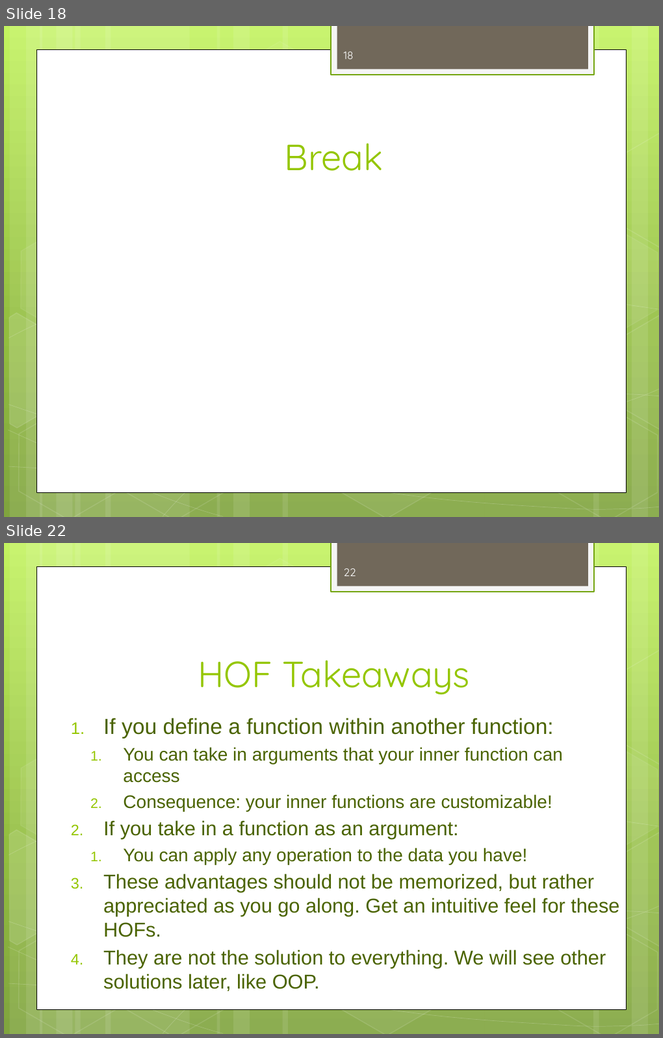
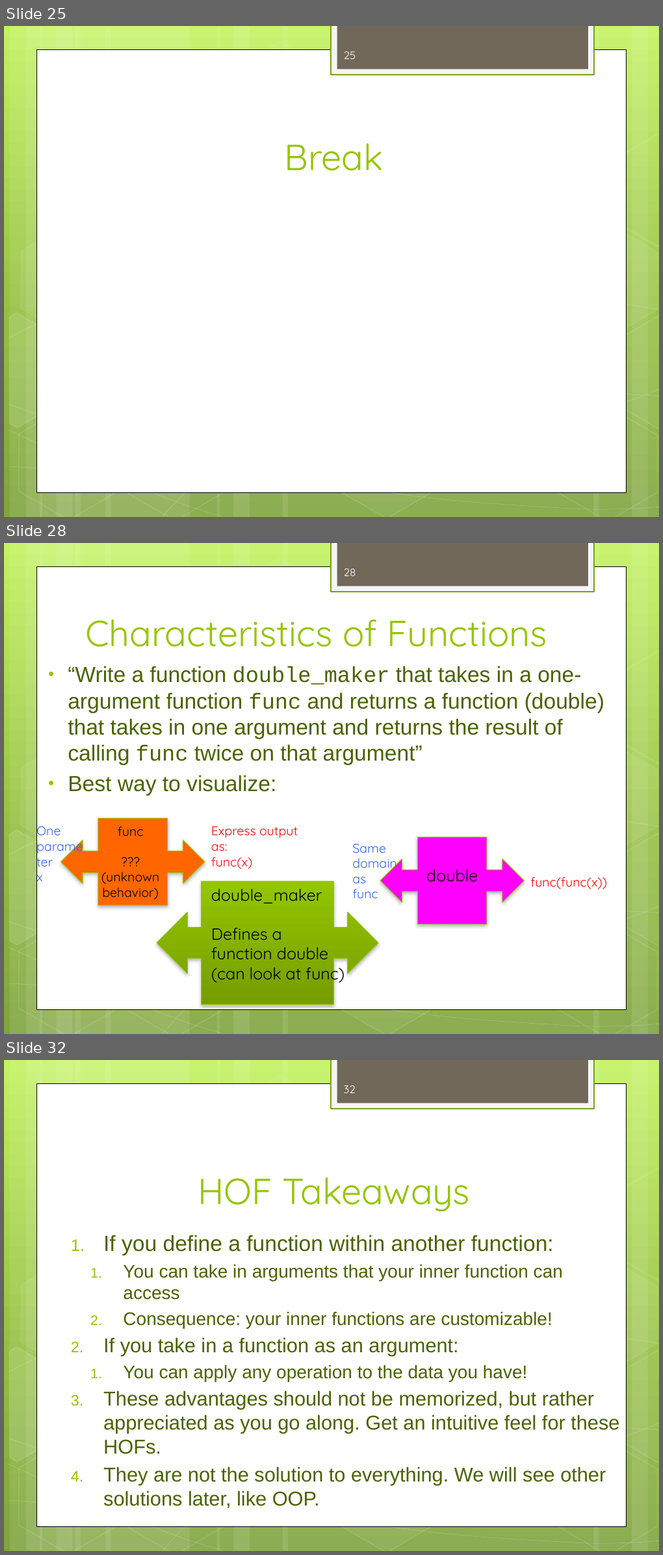
Before and after one commit to dicksontsai/dicksontsai.github.io, a slide deck: cs61a/discussion/disc2.pptx. Shown one above the other, each under a label of ours: slides 18 and 22 before the commit, slides 25, 28 and 32 after it; the slides between them are not shown. The pictures are 663x1038 and 663x1555 pixels, drawn with LibreOffice and Linux fonts; fonts in the diff are those of the drawing. Boxes give left, top, right and bottom in pixels: in the first picture for what was removed or moved away, otherwise in the second. Text is boxed around its words. In the diff, an @@ line names an element or a change of style, - is before the commit and + after.

```diff
--- a/cs61a/discussion/disc2.pptx
+++ b/cs61a/discussion/disc2.pptx
@@ slide 28 added at [4,543,659,1034], background gradient #C3F35F to #93BF3F to #81A53E; not listed: 31 template elements that a slide beside it also shows @@
@@ page number added at [344,568,356,576], 12 pt, text #FEFEFE @@
+28
@@ title added at [85,619,547,647], 40 pt, text #94C600 @@
+Characteristics of Functions
@@ text added at [68,666,605,796], 24 pt, text #4A6300 @@
+• “Write a function double_maker that takes in a one-argument function func and returns a function (double) that takes in one argument and returns the result of calling func twice on that argument”
+• Best way to visualize:
@@ text added at [36,823,61,886], 14 pt, text #3366FF @@
+One parameter
+x
@@ left right arrow callout added at [61,818,205,905], fill #FF6600, outline #94C600 0.75 pt @@
@@ text added at [102,826,159,900], 14 pt, text #000000 @@
+func
+??? (unknown behavior)
@@ text added at [211,826,298,869], 14 pt, text #FF0000 @@
+Express output as:
+func(x)
@@ text added at [352,844,397,899], 14 pt, text #3366FF @@
+Same domain as
+func
@@ left right arrow callout added at [380,837,524,925], fill #FF00FF, outline #94C600 0.75 pt @@
@@ text added at [426,869,478,882], 18 pt, text #000000 @@
+double
@@ left right arrow callout added at [157,882,378,1005], fill gradient #94C600 to #769D00, outline #94C600 0.75 pt @@
@@ text added at [211,889,345,984], 18 pt, text #000000 @@
+double_maker
+Defines a function double
+(can look at func)
@@ text added at [530,877,607,889], 14 pt, text #FF0000 @@
+func(func(x))
@@ what was slide 18 is now slide 25 @@
@@ page number at [344,51,356,59]: text changed @@
-18
+25
@@ what was slide 22 is now slide 32 @@
@@ page number at [344,1085,356,1093]: text changed @@
-22
+32
```
Also in this commit, not shown: 4 slides changed, 12 other slides added, 1 slide removed, 2 other files.
